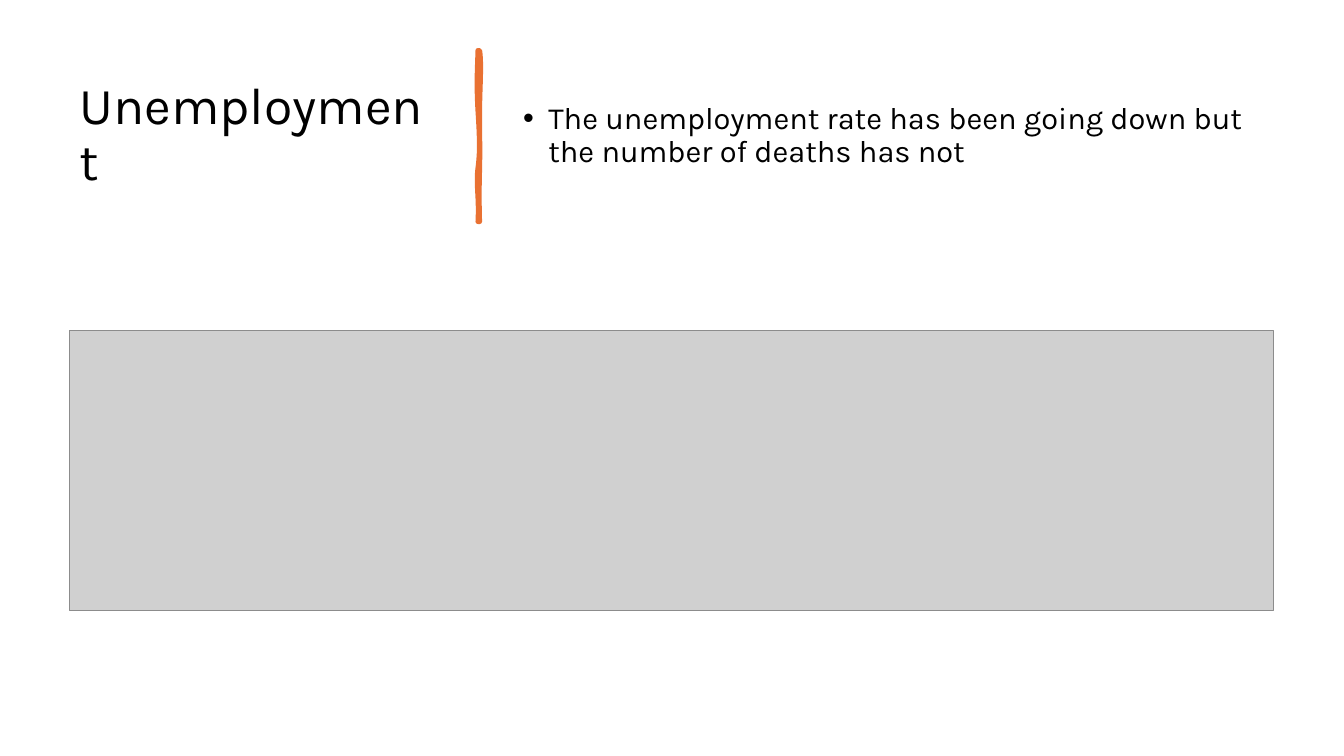
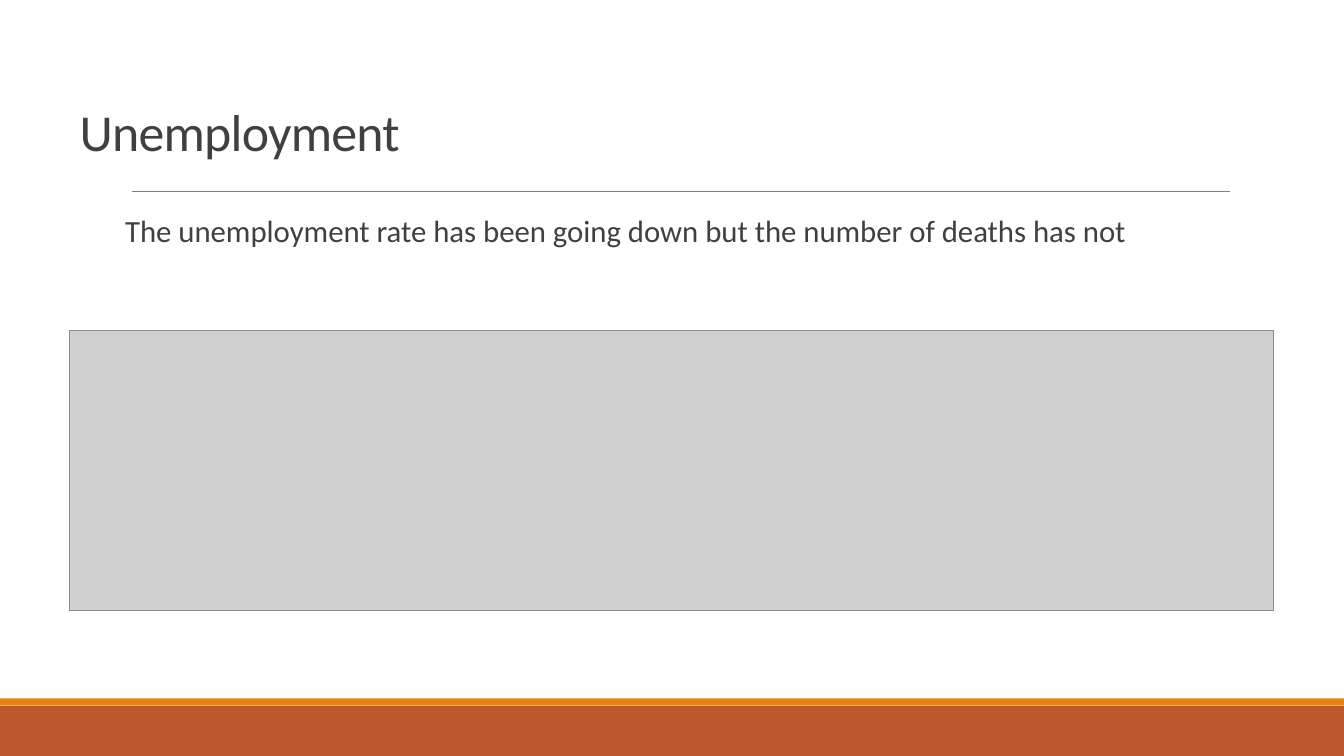
Before and after one commit to NSS-Full-Time-Data-Analytics-17/prescription-revisted-atlantis, a slide deck: slide 12 of Prescrider.pptx (slide 4 before the commit). Drawn at 1344x756 pixels with LibreOffice and Linux fonts; fonts in the diff are those of the drawing; grey boxes stand for pictures. Boxes give left, top, right and bottom in pixels: in the first picture for what was removed or moved away, otherwise in the second. Text is boxed around its words. In the diff, an @@ line names an element or a change of style, - is before the commit and + after.

```diff
--- a/Prescrider.pptx
+++ b/Prescrider.pptx
@@ title "Unemployment" at (x1=80, y1=115, x2=400, y2=160): font Karla to Calibri, text colour #000000 to #404040, letter spacing 0 to -0.5 pt; line spacing 0.9 to 0.85 @@
@@ freeform shape removed at (x1=478, y1=50, x2=480, y2=222) @@
@@ line added from (132, 192) to (1231, 192), #808080 0.5 pt @@
@@ text "The unemployment rate has been ..." moved from (x1=548, y1=108, x2=1242, y2=163) to (x1=125, y1=220, x2=1126, y2=248) @@
@@ text "The unemployment rate has been ..." at (x1=125, y1=220, x2=1126, y2=248): font Karla to Calibri, text colour #000000 to #404040; bullet • to  ; more space between paragraphs; vertical alignment middle to top @@
@@ rectangle added at (x1=0, y1=706, x2=1344, y2=756), fill #BD582C @@
@@ rectangle added at (x1=0, y1=699, x2=1344, y2=706), fill #E48312 @@
```
Also in this commit, not shown: 3 other slides changed, 14 slides added, 1 slide removed.
